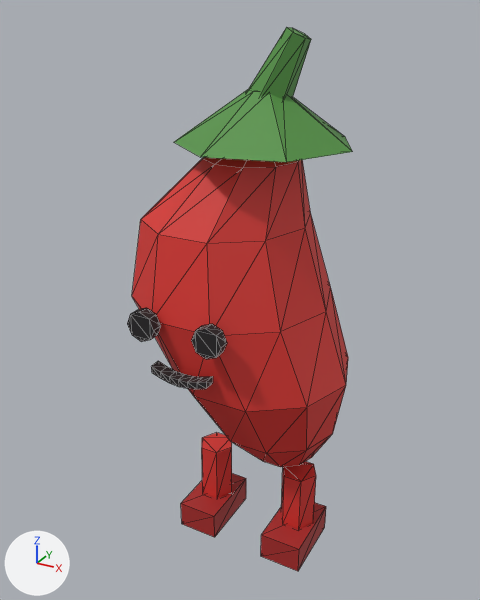
Renders of the glTF model Assets/Resources/Snack/Mobs/Chili.glb from each side of a commit.
One viewpoint serves both versions: a camera (50 mm lens) standing at (0.627, -1.139, 1.151) and looking at (-0.004, 0.007, 0.578). Every picture has the same lights, and +X, +Y and +Z are marked at lower left. The first picture is the older version. Mesh edges are drawn as thin lines. Vertices at exactly the same position are counted once.

Names of what the first picture shows: 'Chili'.
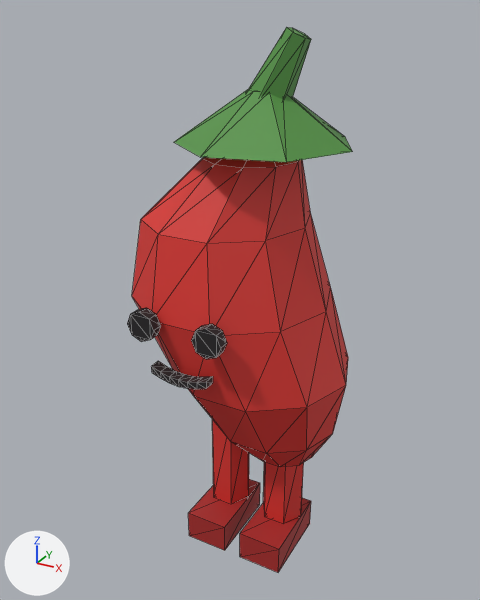
Commit message: fix(art): attach Chili legs like Banana

Boxes (x1, y1, x2, y2) around the edits, measured in the pictures (480 x 600 px; the box of a moved part takes in the faces that stretch with it):
'Chili', reshaped
    before: (127, 27, 353, 571)
    after: (127, 27, 353, 572)
part 1 of me_chili_003, moved or reshaped
    before: (202, 433, 232, 498)
    after: (212, 419, 249, 504)
part 2 of me_chili_003, moved or reshaped
    before: (281, 461, 316, 529)
    after: (263, 462, 304, 524)
part 3 of me_chili_003, moved or reshaped
    before: (181, 473, 246, 537)
    after: (188, 479, 260, 550)
part 4 of me_chili_003, moved or reshaped
    before: (261, 503, 326, 571)
    after: (240, 498, 311, 572)

The change, as a diff of the scene's bpy script:
```diff
--- a/Assets/Resources/Snack/Mobs/Chili.glb.py
+++ b/Assets/Resources/Snack/Mobs/Chili.glb.py
@@ me_chili_003 @@
 me_chili_003.from_pydata(...)  # 188 vertices, 336 faces; spans x -0.243..0.243, y -0.222..0.222, z 0.0..1.12
 # used by ob_chili; location = (0.0, 0.0, 0.0)
+# me_chili_003 part 1: the loose piece of 12 vertices spanning x -0.103..-0.021, y -0.039..0.033, z 0.059..0.196 is scaled about its middle by (1.19, 1.19, 1.71), then moved by (0.039, 0.0, 0.059)
+# me_chili_003 part 2: the loose piece of 12 vertices spanning x 0.113..0.195, y -0.039..0.033, z 0.059..0.196 is scaled about its middle by (1.19, 1.19, 1.71), then moved by (-0.039, 0.0, 0.059)
+# me_chili_003 part 3: the loose piece of 8 vertices spanning x -0.109..-0.015, y -0.096..0.061, z 0.0..0.064 is scaled about its middle by (1.05, 1.13, 1.08), then moved by (0.039, -0.015, 0.002)
+# me_chili_003 part 4: the loose piece of 8 vertices spanning x 0.108..0.201, y -0.096..0.061, z 0.0..0.064 is scaled about its middle by (1.05, 1.13, 1.08), then moved by (-0.039, -0.015, 0.002)
 me_chili_003.materials.append(mat_moblp_chili_red_003)
```
